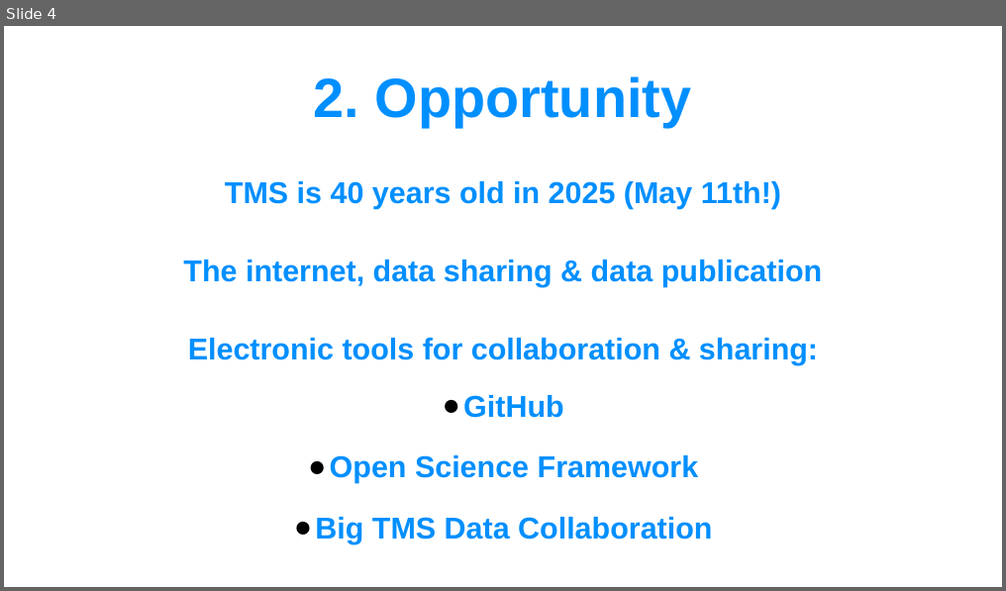
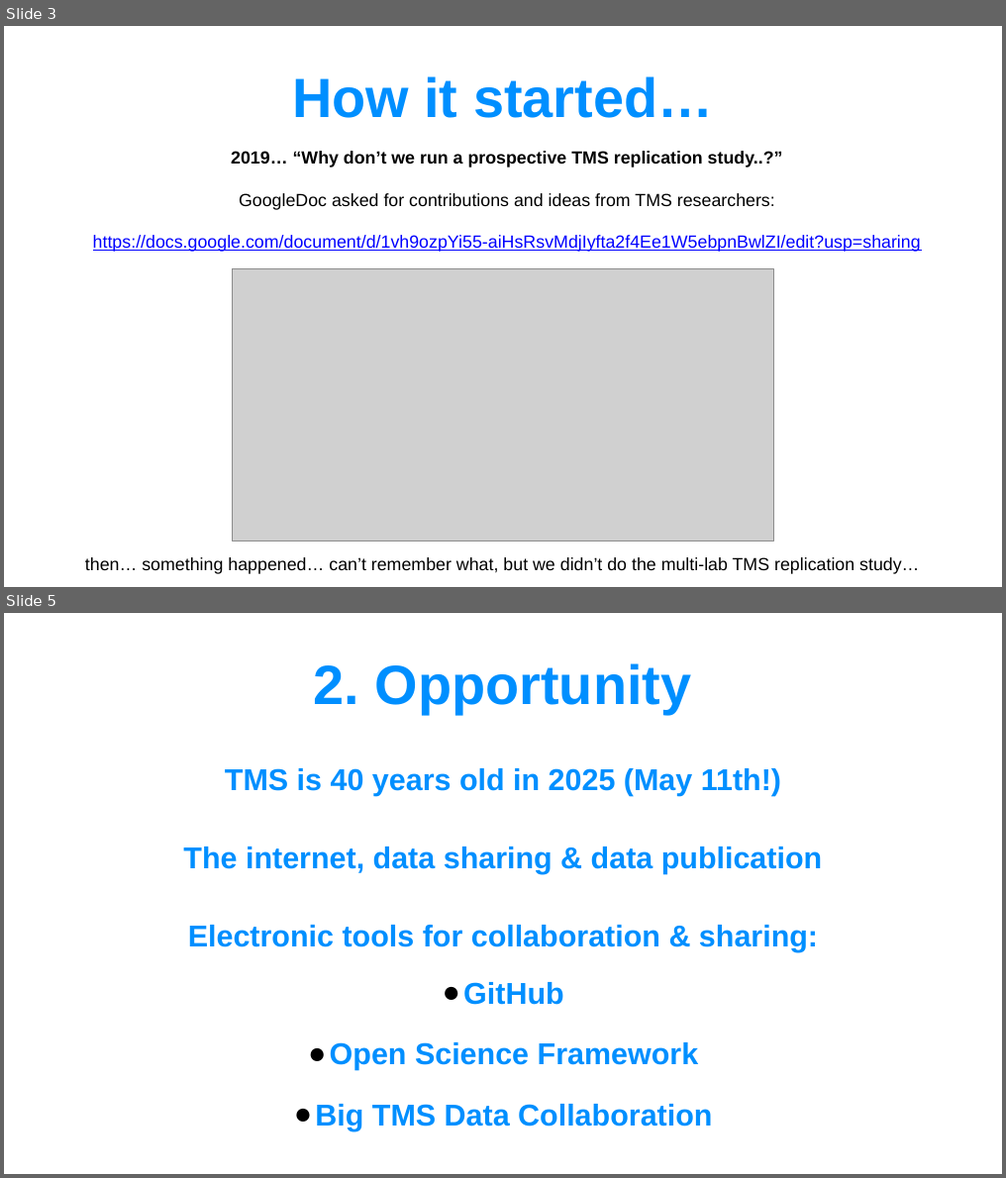
Before and after one commit to TMSMultiLab/TMSMultiLab, a slide deck: Meetings/2025_01_31_TMSMultiLab_Intro.pptx. Shown one above the other, each under a label of ours: slide 4 before the commit, slides 3 and 5 after it; the slides between them are not shown. The pictures are 1006x591 and 1006x1178 pixels, drawn with LibreOffice and Linux fonts; fonts in the diff are those of the drawing; grey boxes stand for pictures. Boxes give left, top, right and bottom in pixels: in the first picture for what was removed or moved away, otherwise in the second. Text is boxed around its words. In the diff, an @@ line names an element or a change of style, - is before the commit and + after.

```diff
--- a/Meetings/2025_01_31_TMSMultiLab_Intro.pptx
+++ b/Meetings/2025_01_31_TMSMultiLab_Intro.pptx
@@ slide 3 added at [4, 26, 1002, 587], background #FFFFFF @@
@@ text added at [292, 76, 713, 118], 44 pt, text #008FFF, bold @@
+How it started…
@@ text added at [93, 151, 921, 252], 14 pt, text #000000 @@
+2019… “Why don’t we run a prospective TMS replication study..?”
+GoogleDoc asked for contributions and ideas from TMS researchers:
+https://docs.google.com/document/d/1vh9ozpYi55-aiHsRsvMdjIyfta2f4Ee1W5ebpnBwlZI/edit?usp=sharing
@@ picture added at [233, 269, 773, 541] @@
@@ text added at [85, 558, 919, 574], 14 pt, text #000000 @@
+then… something happened… can’t remember what, but we didn’t do the multi-lab TMS replication study…
@@ what was slide 4 is now slide 5 @@
```
Also in this commit, not shown: 8 slides changed, 1 other slide added.
